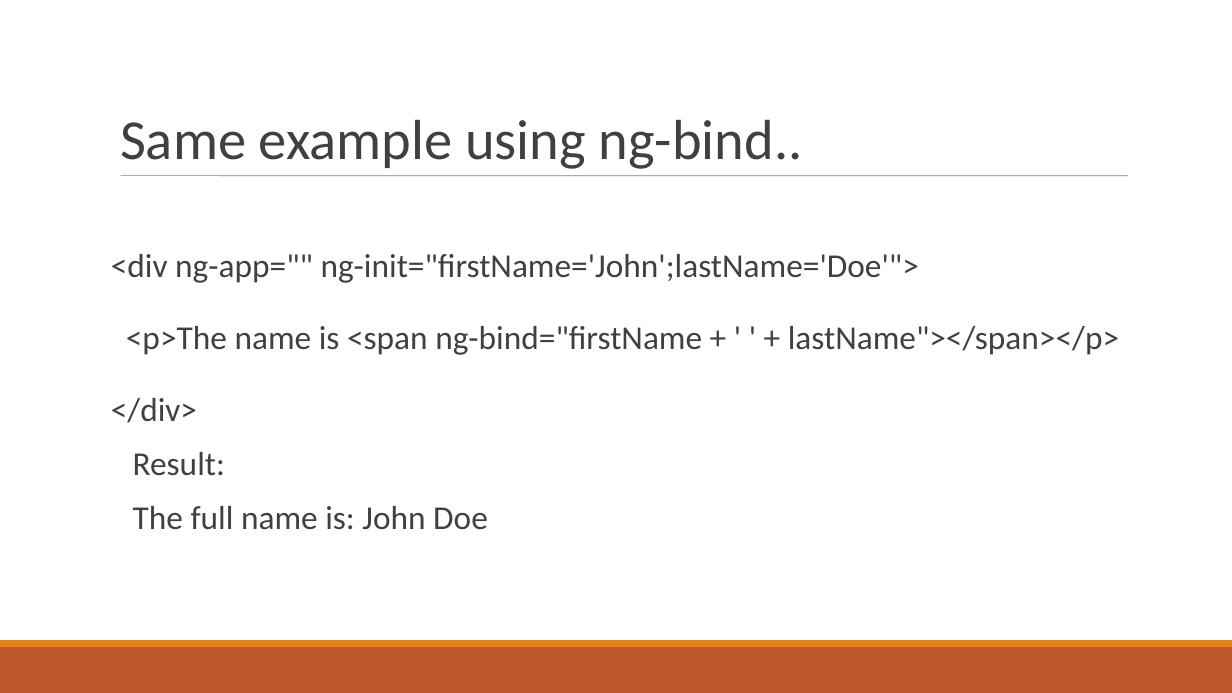
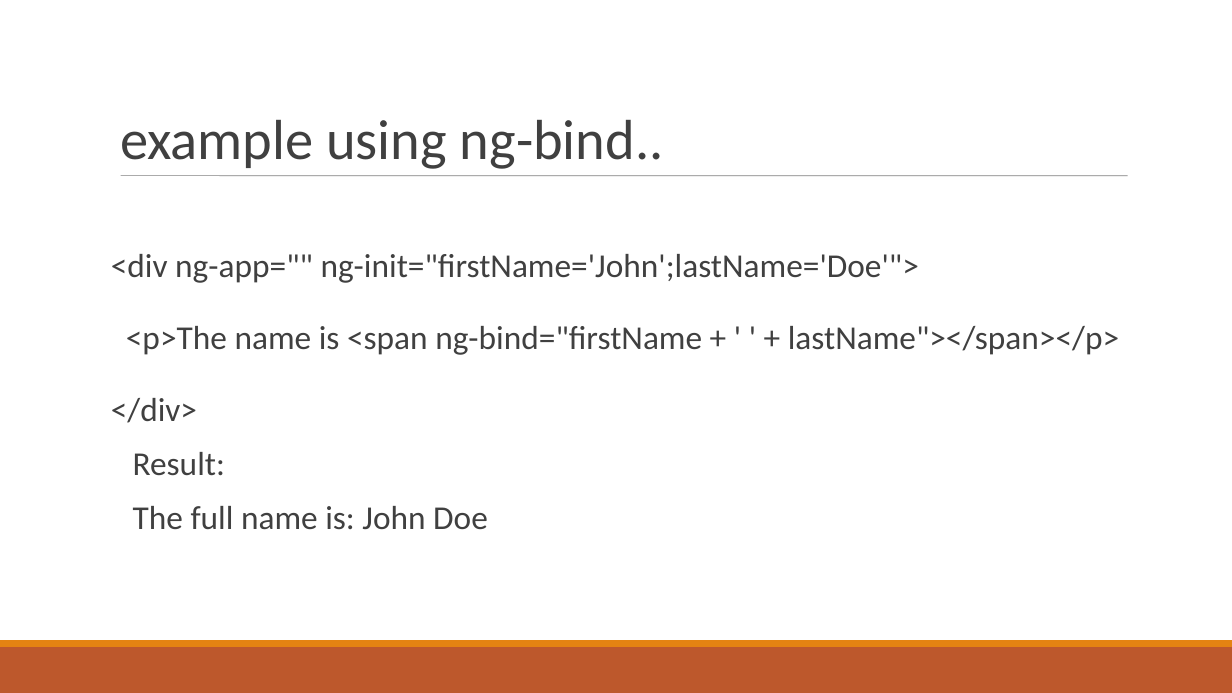
Before and after one commit to AMURTHAInfo/edu, a slide deck: slide 18 of Videos/angular.ppt (slide 15 before the commit). Drawn at 1232x693 pixels with LibreOffice and Linux fonts; fonts in the diff are those of the drawing. Boxes give left, top, right and bottom in pixels: in the first picture for what was removed or moved away, otherwise in the second. Text is boxed around its words. In the diff, an @@ line names an element or a change of style, - is before the commit and + after.

```diff
--- a/Videos/angular.ppt
+++ b/Videos/angular.ppt
@@ title at (x1=120, y1=120, x2=664, y2=169): text changed @@
-Same example using ng-bind..
+example using ng-bind..
```
Also in this commit, not shown: 14 other slides changed, 4 slides added, 3 slides removed, 4 other files.
